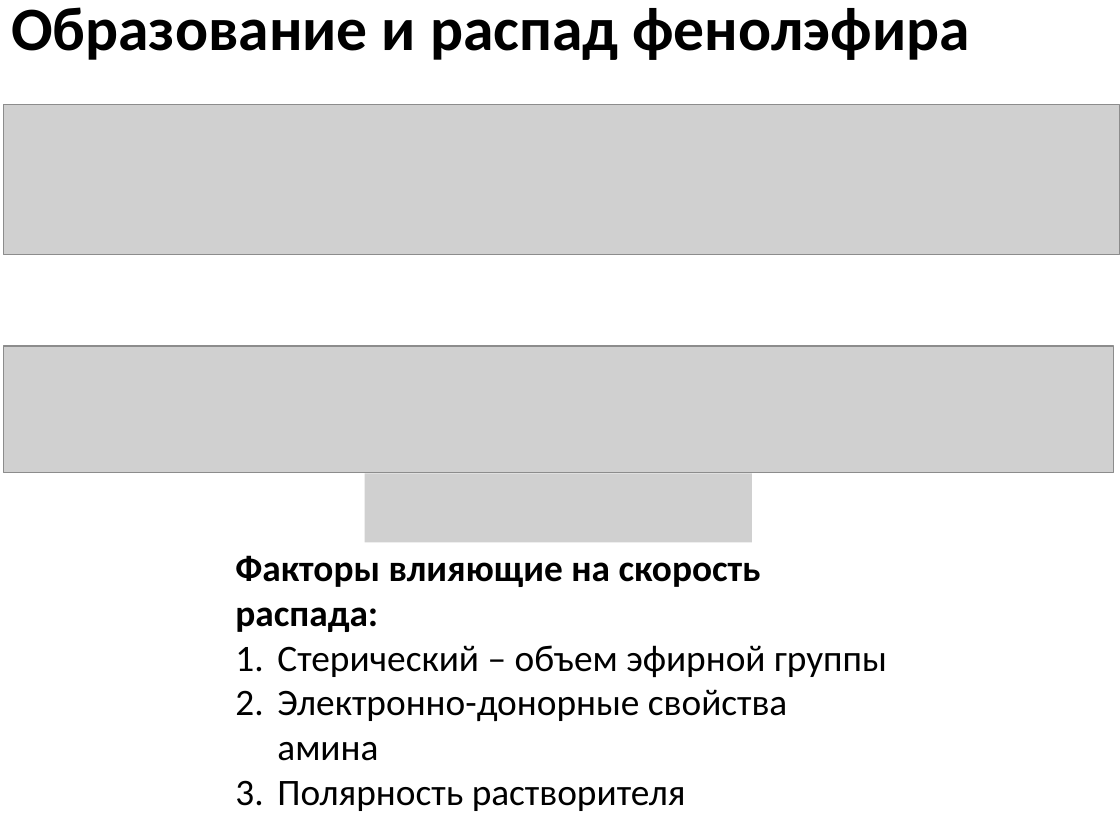
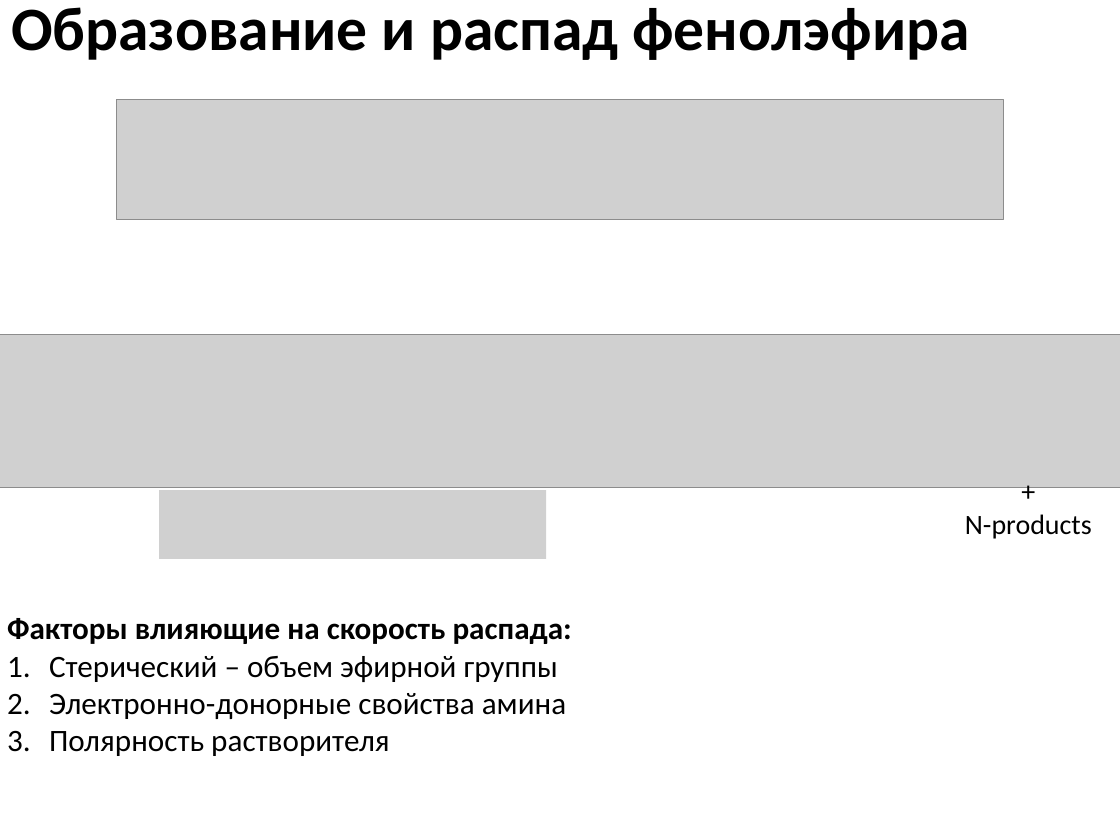
Before and after one commit to EnglishBeach/Course-work, a slide deck: slide 7 of Презентация.pptx (slide 6 before the commit). Drawn at 1120x840 pixels with LibreOffice and Linux fonts; fonts in the diff are those of the drawing; grey boxes stand for pictures. Boxes give left, top, right and bottom in pixels: in the first picture for what was removed or moved away, otherwise in the second. Text is boxed around its words. In the diff, an @@ line names an element or a change of style, - is before the commit and + after.

```diff
--- a/Презентация.pptx
+++ b/Презентация.pptx
@@ picture: place and size @@
-picture at (3,104,1120,254)
+picture at (116,100,1004,220)
@@ picture: place and size @@
-picture at (3,346,1113,473)
+picture at (0,335,1120,488)
@@ picture: place and size @@
-picture at (365,474,753,543)
+picture at (159,491,547,560)
@@ text added at (965,514,1092,539), 18 pt, text #000000 @@
++
+N-products
@@ text "Факторы влияющие на скорость распада:": place and size @@
-text "Факторы влияющие на скорость распада:" at (235,555,887,811)
+text "Факторы влияющие на скорость распада:" at (7,618,572,756)
@@ text "Факторы влияющие на скорость распада:" at (7,618,572,756): size 24 to 20 pt @@
```
Also in this commit, not shown: 4 other slides changed, 1 slide added, 2 other files.
